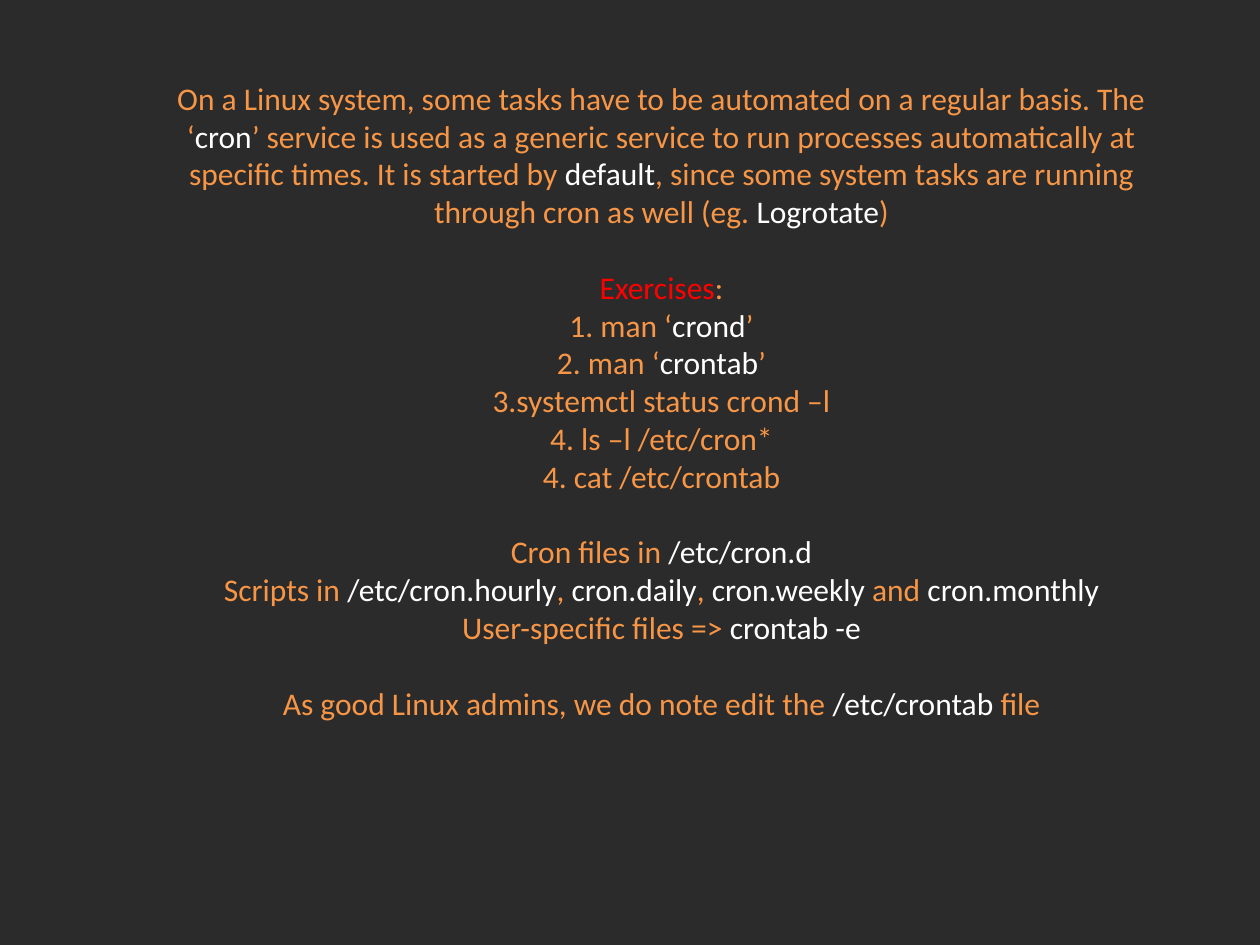
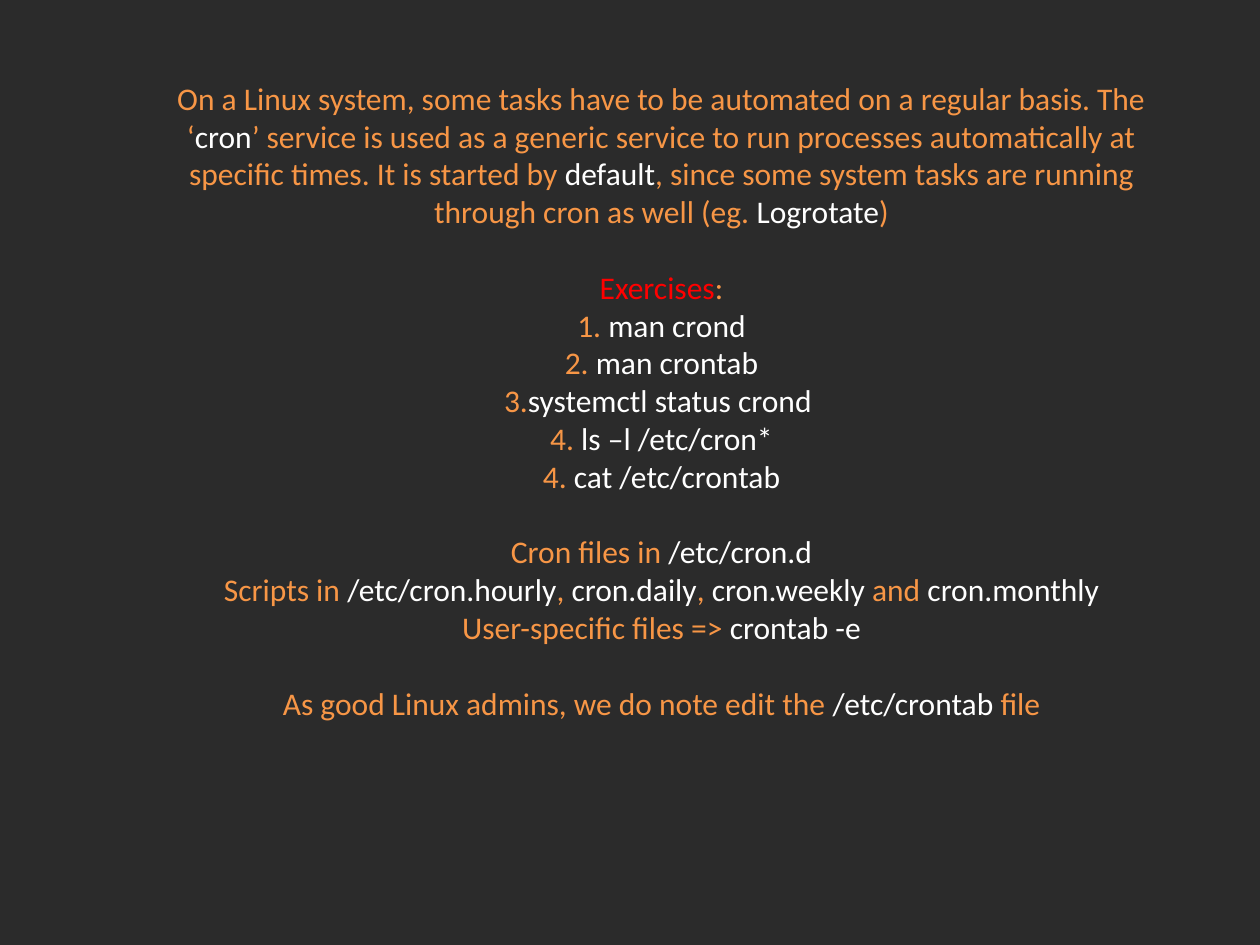
Before and after one commit to Academy-Soft-Intellect/Linux-Course, a slide deck: slide 8 of 09.Softwaremagement_And_Cron/09-SoftwareManagementAndCron.pptx. Drawn at 1260x945 pixels with LibreOffice and Linux fonts; fonts in the diff are those of the drawing; background and template pictures are left out; a plain dark background stands for a picture behind light text. Boxes give left, top, right and bottom in pixels: in the first picture for what was removed or moved away, otherwise in the second. Text is boxed around its words. In the diff, an @@ line names an element or a change of style, - is before the commit and + after.

Commit message:
Yum.

```diff
--- a/09.Softwaremagement_And_Cron/09-SoftwareManagementAndCron.pptx
+++ b/09.Softwaremagement_And_Cron/09-SoftwareManagementAndCron.pptx
@@ title at (177, 88, 1145, 721): text changed @@
-A. On a Linux system, some tasks have to be automated on a regular basis. The ‘cron’ service is used as a generic service to run processes automatically at specific times. It is started by default, since some system tasks are running through cron as well (eg. Logrotate)
-   Exercises:
-   1. man ‘crond’
-   2. man ‘crontab’
-   3.systemctl status crond –l
-   4. ls –l /etc/cron*
-   4. cat /etc/crontab
-   Cron files in /etc/cron.d
-   Scripts in /etc/cron.hourly, cron.daily, cron.weekly and cron.monthly
-   User-specific files => crontab -e
-   As good Linux admins, we do note edit the /etc/crontab file
+A. On a Linux system, some tasks have to be automated on a regular basis. The ‘cron’ service is used as a generic service to run processes automatically at specific times. It is started by default, since some system tasks are running through cron as well (eg. Logrotate)
+   Exercises:
+   1. man crond
+   2. man crontab
+   3.systemctl status crond
+   4. ls –l /etc/cron*
+   4. cat /etc/crontab
+   Cron files in /etc/cron.d
+   Scripts in /etc/cron.hourly, cron.daily, cron.weekly and cron.monthly
+   User-specific files => crontab -e
+   As good Linux admins, we do note edit the /etc/crontab file
```
Also in this commit, not shown: 2 other slides changed.
